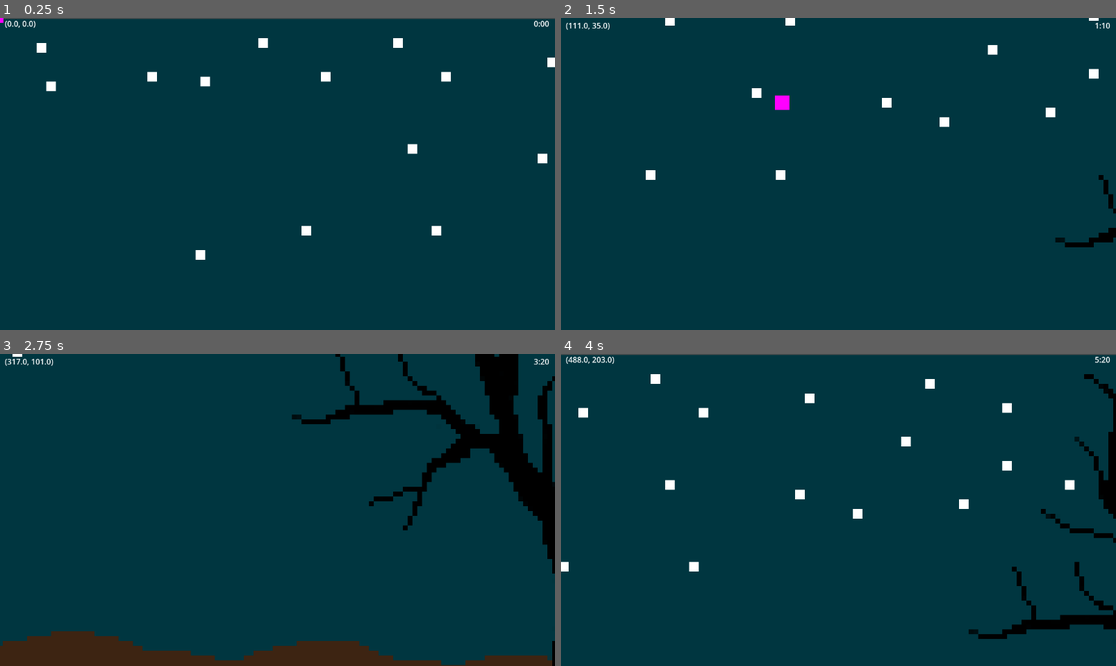
Above: before the commit, frames 1-4 (two rows, left to right).
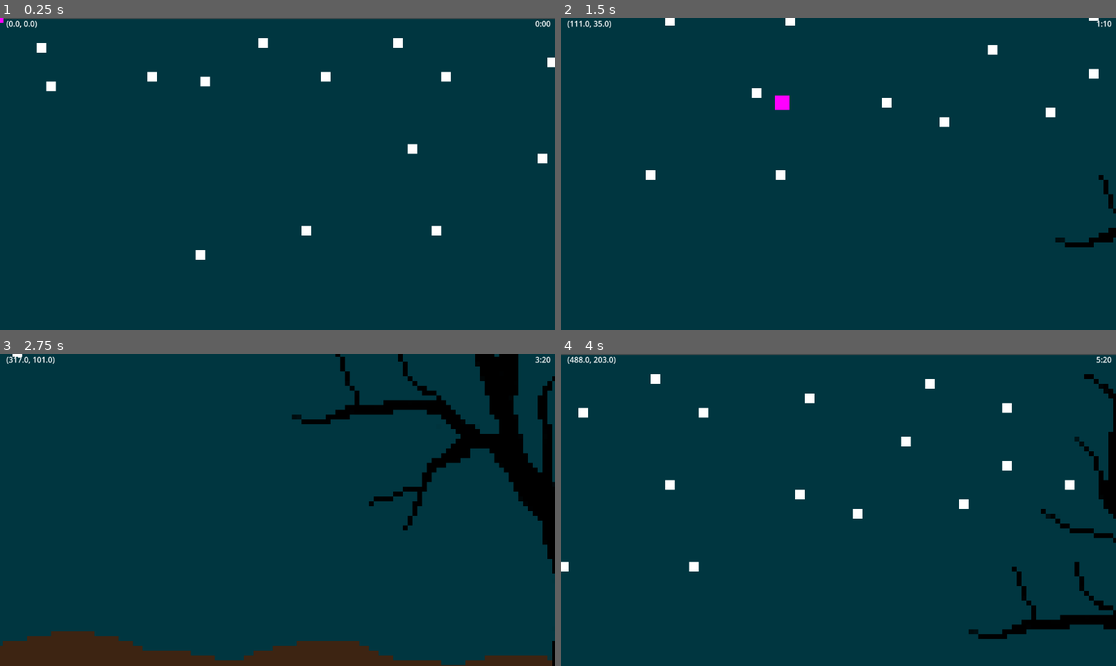
Above: after the commit, the same moments.

Repository: plasalt/map-test
Game: Godot game, scene res://scenes/control.tscn
Two runs of this game, one before a commit and one after it. Both use one fixed random seed, a clock stepped at 60 frames per second and the inputs below.
Inputs (mouse positions are in pixels of both pictures, inside the frame that each line leads up to):
- Up to frame 1 (0.25 s): no input
- Up to frame 2 (1.5 s): tap Enter at 0.5 s; move the mouse to (960, 158) at 0.52 s; hold Right (ui_right) 0.53-1.28 s; click (960, 158) at 0.67 s; move the mouse to (727, 189) at 1.27 s; hold Down (ui_down) from 1.28 s (still down)
- Up to frame 3 (2.75 s): move the mouse to (333, 441) at 2.02 s; release Down (ui_down) at 2.03 s; hold Right (ui_right) from 2.03 s (still down)
- Up to frame 4 (4 s): move the mouse to (810, 572) at 2.77 s; release Right (ui_right) at 2.78 s; hold Up (ui_up) 2.78-3.53 s; click (810, 572) at 2.92 s; move the mouse to (1005, 556) at 3.52 s; hold Left (ui_left) from 3.53 s (still down)

The runs differ from the first frame. In frame 1, 0.1% of the frame differs, in the area x 0-100%, y 0-4%; in frame 2, 0.2%; in frame 3, 0.2%; in frame 4, 0.2%.

Commit message:
textures

Diff:
--- a/scenes/control.tscn
+++ b/scenes/control.tscn
@@ -17,8 +17,8 @@
 grow_vertical = 2
 script = ExtResource("1_0fbet")
 clock = NodePath("Gameclock")
-time = NodePath("Camera2D/time")
-cords = NodePath("Camera2D/cords")
+time = NodePath("CanvasLayer/time")
+cords = NodePath("CanvasLayer/cords")
 
 [node name="Gameclock" parent="." unique_id=843309788 instance=ExtResource("2_ee4bf")]
 
@@ -43,20 +43,18 @@
 limit_bottom = 1300
 script = ExtResource("7_lt2xq")
 
-[node name="time" type="Label" parent="Camera2D" unique_id=44205679]
-offset_left = 532.0
-offset_top = -320.0
-offset_right = 572.0
-offset_bottom = -297.0
+[node name="CanvasLayer" type="CanvasLayer" parent="." unique_id=1586366326]
+
+[node name="time" type="Label" parent="CanvasLayer" unique_id=44205679]
+offset_left = 1111.0
+offset_right = 1151.0
+offset_bottom = 23.0
 size_flags_horizontal = 3
 
-[node name="cords" type="Label" parent="Camera2D" unique_id=1050385732]
-offset_left = -566.0
-offset_top = -320.0
-offset_right = -526.0
-offset_bottom = -297.0
-
-[node name="CanvasLayer" type="CanvasLayer" parent="." unique_id=1586366326]
+[node name="cords" type="Label" parent="CanvasLayer" unique_id=1050385732]
+offset_left = 13.0
+offset_right = 53.0
+offset_bottom = 23.0
 
 [node name="TextureRect" type="TextureRect" parent="." unique_id=1410355071]
 z_index = -100
Binary file added: textures/background tiles/camp.png
Not shown, added: textures/background tiles/camp.png.import
Binary file added: textures/background tiles/castle.png
Not shown, added: textures/background tiles/castle.png.import
Binary file added: textures/background tiles/cliff.png
Not shown, added: textures/background tiles/cliff.png.import
Binary file added: textures/background tiles/darkcliff.png
Not shown, added: textures/background tiles/darkcliff.png.import
Binary file added: textures/background tiles/darkmushroomfloor.png
Not shown, added: textures/background tiles/darkmushroomfloor.png.import
Binary file added: textures/background tiles/dry grass.png
Not shown, added: textures/background tiles/dry grass.png.import
(and 16 more such lines)
